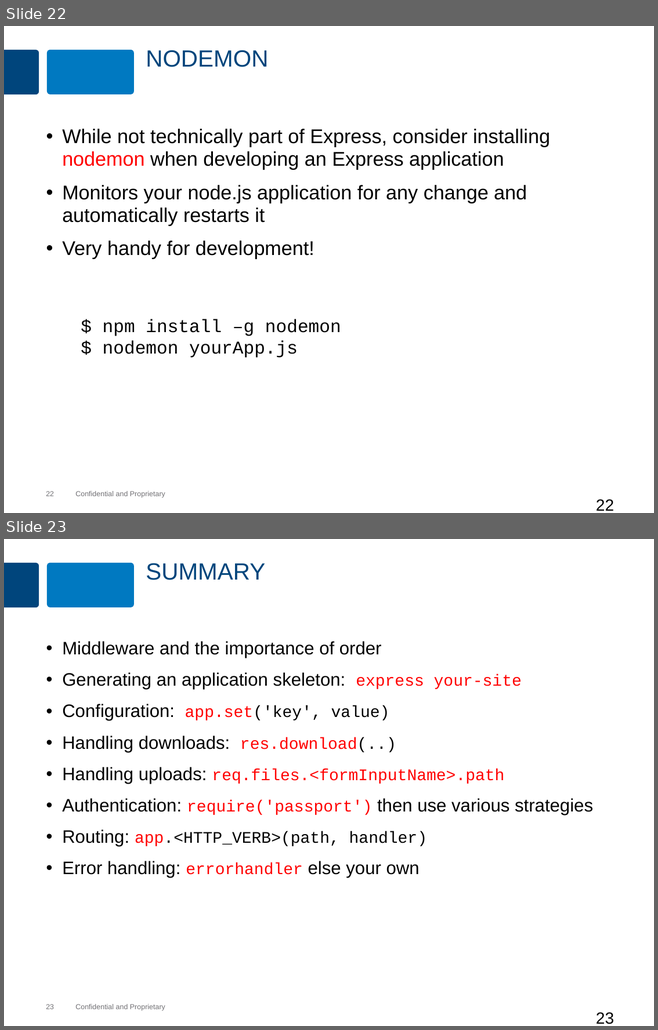
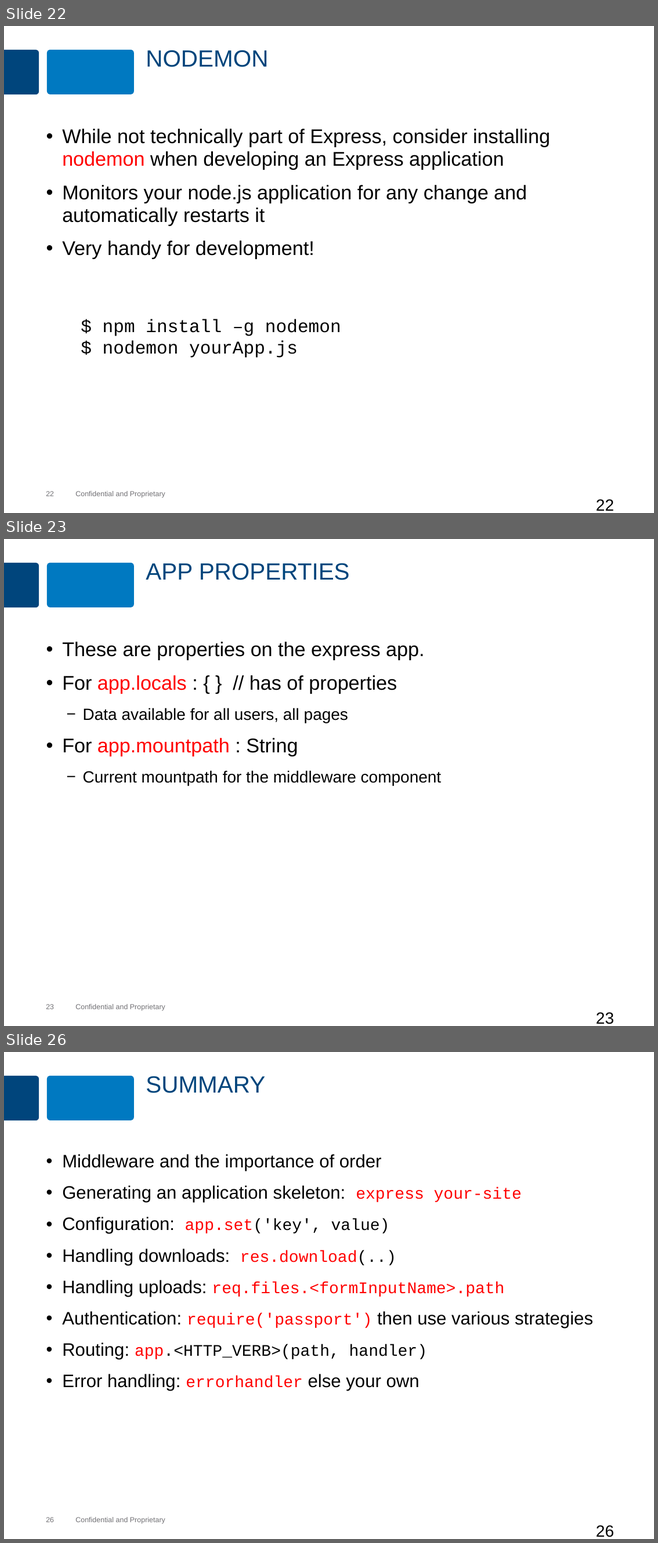
Before and after one commit to MaxMillington/nodePractice, a slide deck: node/lesson-59-express/express.pptx. Shown one above the other, each under a label of ours: slides 22 and 23 before the commit, slides 22, 23 and 26 after it; the slides between them are not shown. The pictures are 658x1030 and 658x1543 pixels, drawn with LibreOffice and Linux fonts; fonts in the diff are those of the drawing; background and template pictures are left out. Boxes give left, top, right and bottom in pixels: in the first picture for what was removed or moved away, otherwise in the second. Text is boxed around its words. In the diff, an @@ line names an element or a change of style, - is before the commit and + after.

Commit message:
Added pages on app, req, and res properties

```diff
--- a/node/lesson-59-express/express.pptx
+++ b/node/lesson-59-express/express.pptx
@@ slide 23 added at [4,539,654,1026], background #FFFFFF; not listed: 4 template elements that a slide beside it also shows @@
@@ title added at [146,563,350,580], 26 pt, text #00457C @@
+APP PROPERTIES
@@ text added at [62,642,441,785], 22 pt, text #000000 @@
+• These are properties on the express app.
+• For app.locals : { } // has of properties
+  − Data available for all users, all pages
+• For app.mountpath : String
+  − Current mountpath for the middleware component
@@ page number added at [596,1012,614,1024], 18 pt, text #000000 @@
+23
@@ what was slide 23 is now slide 26 @@
@@ page number at [46,1517,54,1522]: text changed @@
-23
+26
@@ page number at [596,1525,614,1537]: text changed @@
-23
+26
```
Also in this commit, not shown: 2 other slides added.
